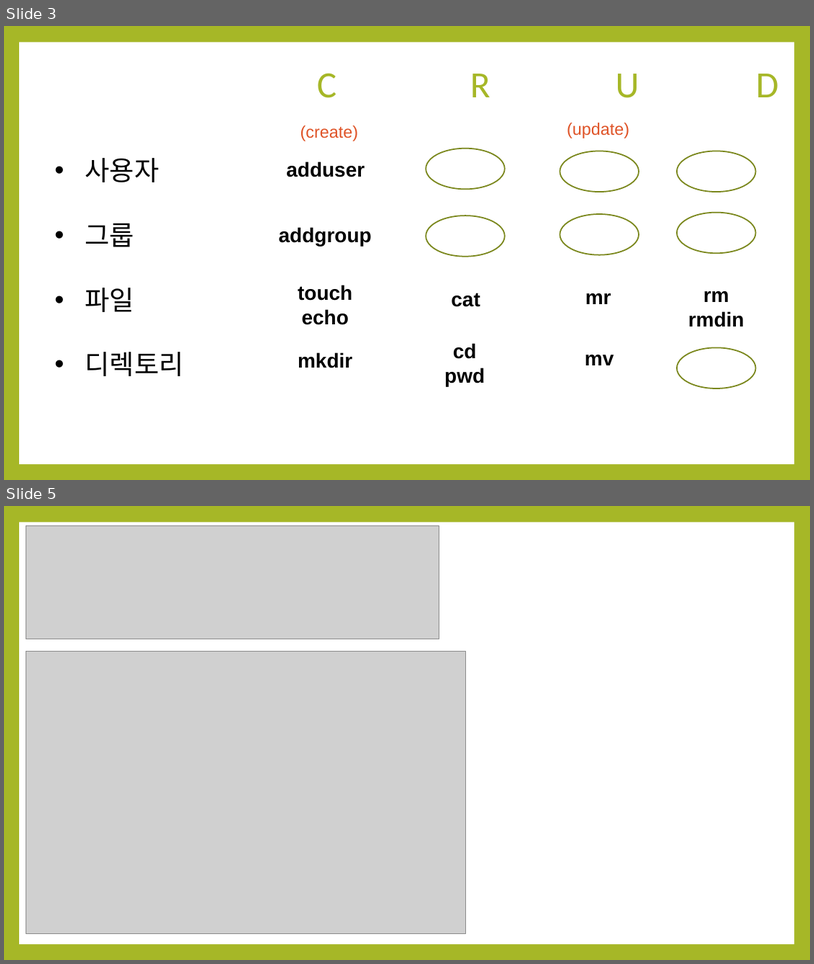
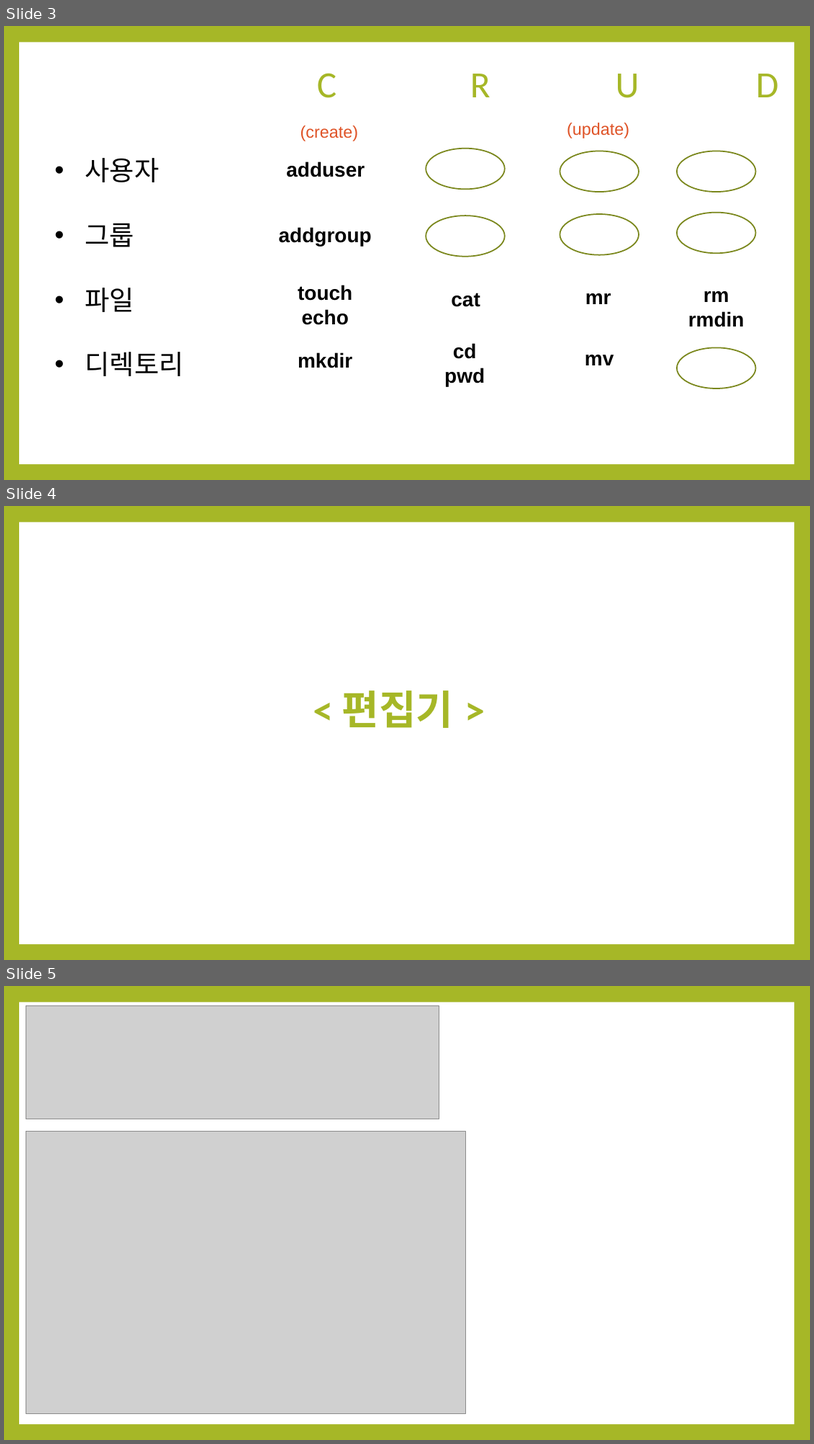
Before and after one commit to noheul1030/KOPO-Linux, a slide deck: 리눅스(v2023)/과제PPT/리눅스6강PPT.pptx. Shown one above the other, each under a label of ours: slides 3 and 5 before the commit, slides 3, 4 and 5 after it; the slides between them are not shown. The pictures are 814x964 and 814x1444 pixels, drawn with LibreOffice and Linux fonts; fonts in the diff are those of the drawing; grey boxes stand for pictures. Boxes give left, top, right and bottom in pixels: in the first picture for what was removed or moved away, otherwise in the second. Text is boxed around its words. In the diff, an @@ line names an element or a change of style, - is before the commit and + after.

```diff
--- a/리눅스(v2023)/과제PPT/리눅스6강PPT.pptx
+++ b/리눅스(v2023)/과제PPT/리눅스6강PPT.pptx
@@ slide 4 added at (4,506,810,960), background #A6B727; not listed: 1 template element that a slide beside it also shows @@
@@ text added at (342,690,453,728), 48 pt, text #A6B727, bold @@
+< 편집기 >
```
Also in this commit, not shown: 4 other slides added, 4 slides removed.
